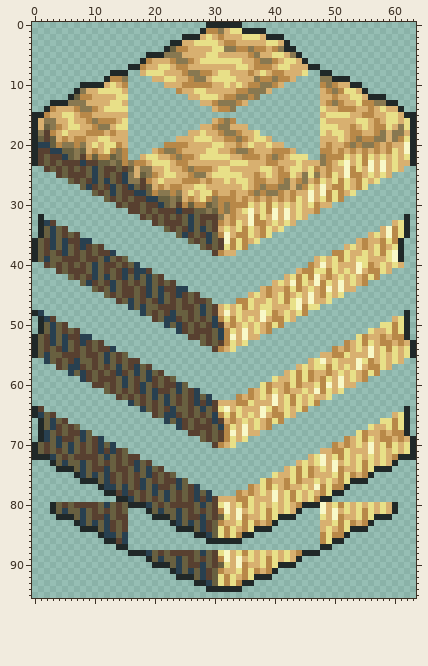
One commit to this sprite sheet: raw-assets/game{m}/dirt_pile.png. The picture above is the old version.
The file is 64x96 pixels.
New version:
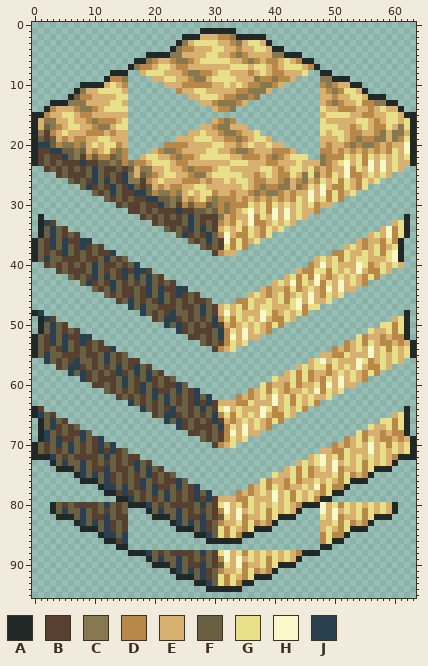
Palette (. is transparent): A #202828  B #584030  C #887850  D #b88848  E #d8b070  F #686040  G #e8e088  H #f8f8c8  J #284050
The edit:
y 0: x 29..34 AAAAAA -> ......
y 1: x 29..38 DDCEGGAAAA -> AAAAA.....
y 2: x 29 G -> E; x 32..41 EEEGGGEAAA -> DCAAAAA...
y 3: x 23 A -> .; x 25 E -> C; x 32 D -> E; x 34 E -> C; x 36..37 EE -> GG; x 39..42 GGEA -> A...
y 4: x 22..24 AFD -> .AC; x 26 E -> D; x 32..33 CC -> EE; x 35..38 DCDD -> EEGG; x 40..43 DCAA -> AA..
y 5: x 22 C -> A; x 33..37 EEEDC -> DCDEE; x 40..43 GGEC -> CCAA
y 6: x 17 . -> A; x 19..20 DE -> CD; x 33..36 GGEE -> EEDC; x 38..39 CC -> ED; x 43..44 GE -> ED; x 46 . -> A
y 7: x 17 A -> C; x 19 E -> D; x 33 E -> G; x 37..41 DDDEG -> GGEDE; x 43..44 EE -> GG; x 46 A -> D
